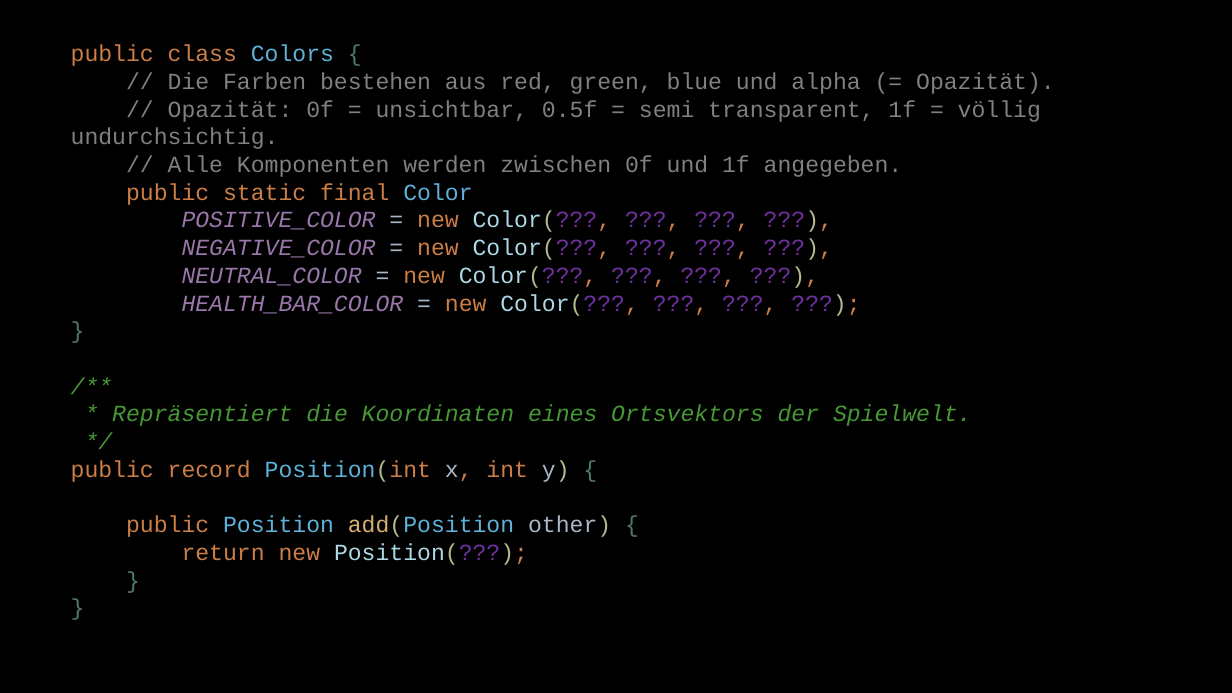
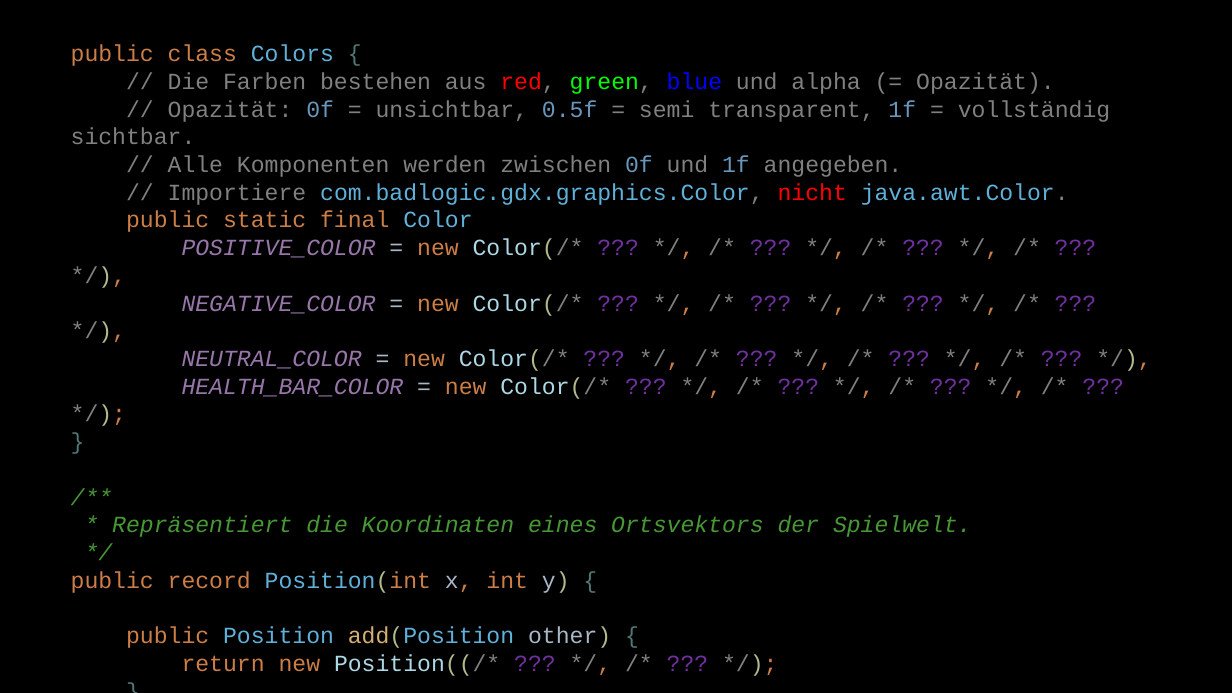
Before and after one commit to Cactusroot/Java, a slide deck: slide 2 of src/Sonstiges.pptx (slide 3 before the commit). Drawn at 1232x693 pixels with LibreOffice and Linux fonts; fonts in the diff are those of the drawing. Boxes give left, top, right and bottom in pixels: in the first picture for what was removed or moved away, otherwise in the second. Text is boxed around its words. In the diff, an @@ line names an element or a change of style, - is before the commit and + after.

```diff
--- a/src/Sonstiges.pptx
+++ b/src/Sonstiges.pptx
@@ text at box(71, 44, 1110, 648): text changed @@
-public class Colors {
-// Die Farben bestehen aus red, green, blue und alpha (= Opazität).
-// Opazität: 0f = unsichtbar, 0.5f = semi transparent, 1f = völlig undurchsichtig.
-// Alle Komponenten werden zwischen 0f und 1f angegeben.
-public static final Color
-POSITIVE_COLOR = new Color(???, ???, ???, ???),
-NEGATIVE_COLOR = new Color(???, ???, ???, ???),
-NEUTRAL_COLOR = new Color(???, ???, ???, ???),
-HEALTH_BAR_COLOR = new Color(???, ???, ???, ???);
-}
-/**
-* Repräsentiert die Koordinaten eines Ortsvektors der Spielwelt.
-*/
-public record Position(int x, int y) {
-public Position add(Position other) {
-return new Position(???);
-}
-}
+public class Colors {
+// Die Farben bestehen aus red, green, blue und alpha (= Opazität).
+// Opazität: 0f = unsichtbar, 0.5f = semi transparent, 1f = vollständig sichtbar.
+// Alle Komponenten werden zwischen 0f und 1f angegeben.
+// Importiere com.badlogic.gdx.graphics.Color, nicht java.awt.Color.
+public static final Color
+POSITIVE_COLOR = new Color(/* ??? */, /* ??? */, /* ??? */, /* ??? */),
+NEGATIVE_COLOR = new Color(/* ??? */, /* ??? */, /* ??? */, /* ??? */),
+NEUTRAL_COLOR = new Color(/* ??? */, /* ??? */, /* ??? */, /* ??? */),
+HEALTH_BAR_COLOR = new Color(/* ??? */, /* ??? */, /* ??? */, /* ??? */);
+}
+/**
+* Repräsentiert die Koordinaten eines Ortsvektors der Spielwelt.
+*/
+public record Position(int x, int y) {
+public Position add(Position other) {
+return new Position((/* ??? */, /* ??? */);
+}
+}
```
Also in this commit, not shown: 6 other slides changed, 3 other files.
